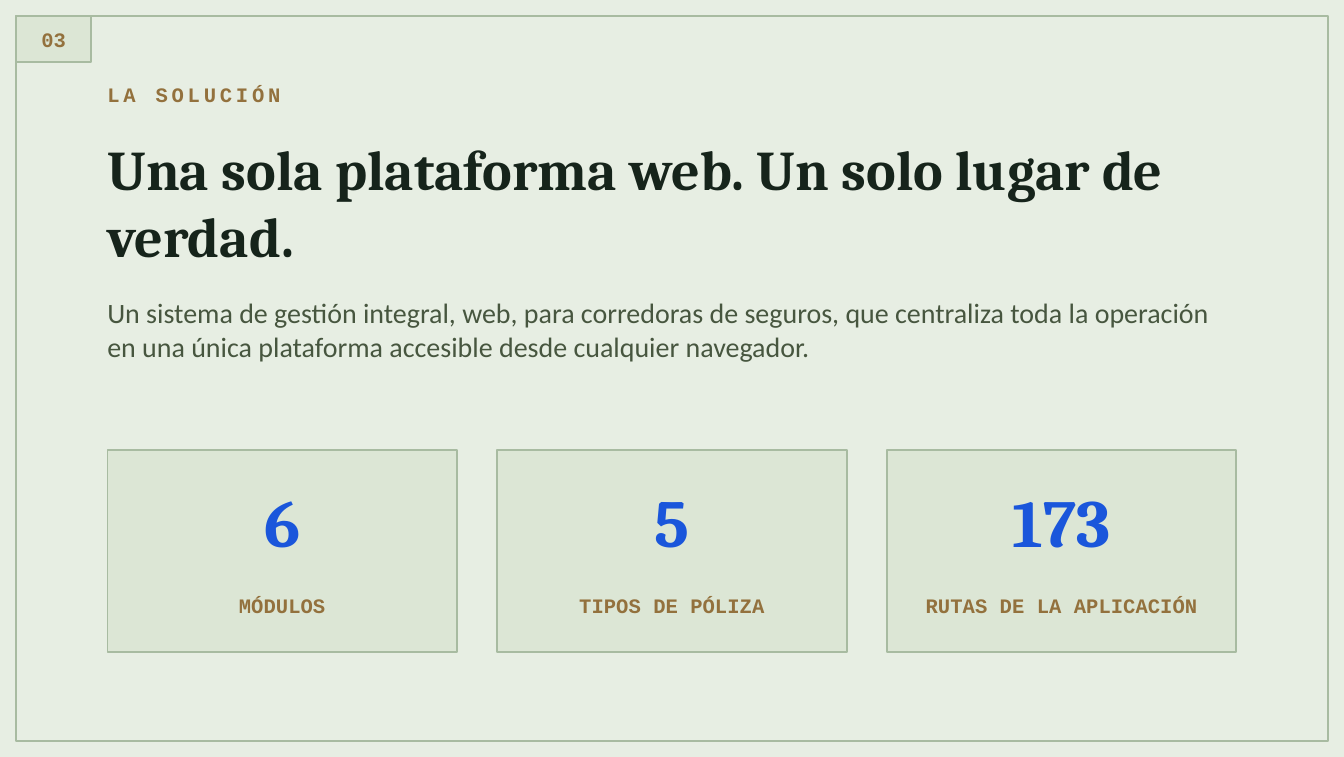
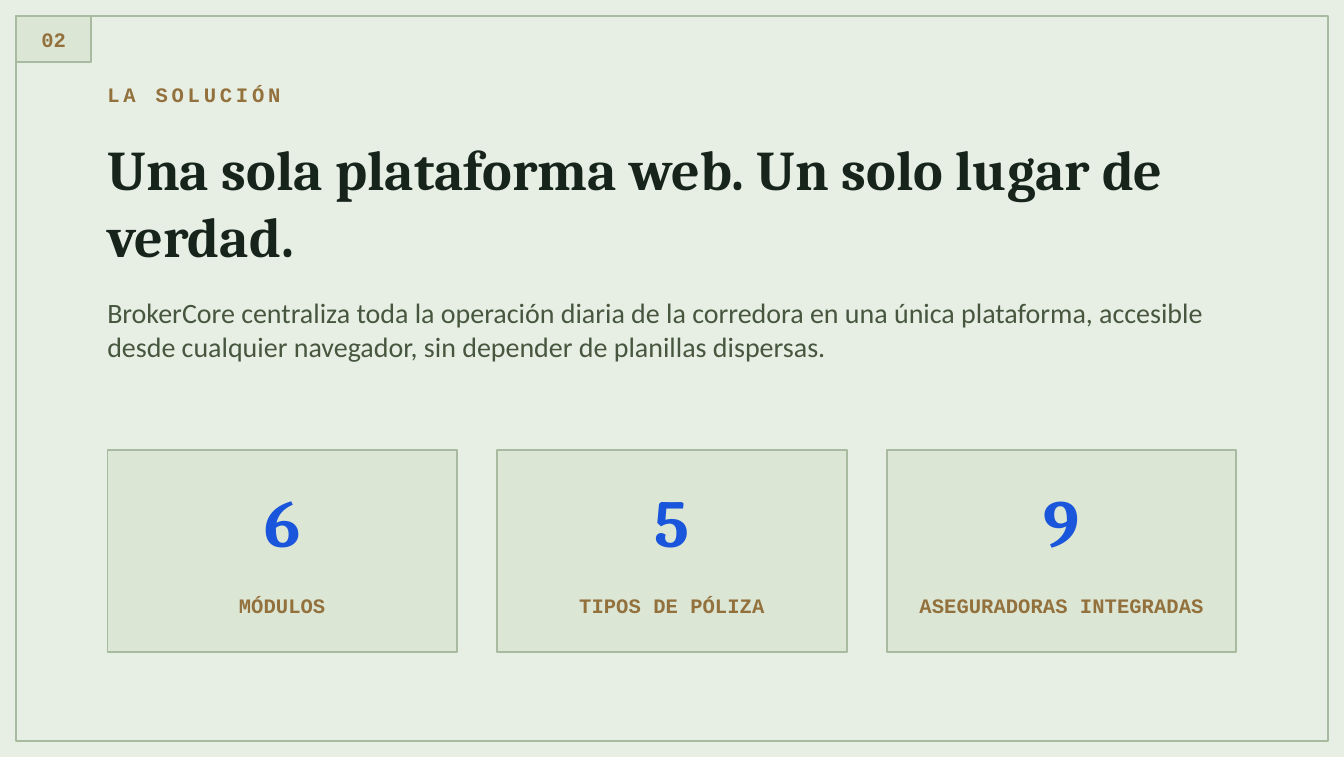
Before and after one commit to DanveDC/broker-suite, a slide deck: slide 3 of docs/BrokerCore-Presentacion.pptx. Drawn at 1344x757 pixels with LibreOffice and Linux fonts; fonts in the diff are those of the drawing. Boxes give left, top, right and bottom in pixels: in the first picture for what was removed or moved away, otherwise in the second. Text is boxed around its words. In the diff, an @@ line names an element or a change of style, - is before the commit and + after.

Commit message:
docs: update presentation to product-pitch framing
Regenerate BrokerCore-Presentacion.pptx to match the reworked HTML
deck: drop the changelog-style comisiones slide and the deployment
location slide, add a practical "qué registra" slide, replace the
route-count stat with a more relevant integrations count.

```diff
--- a/docs/BrokerCore-Presentacion.pptx
+++ b/docs/BrokerCore-Presentacion.pptx
@@ text at [41,33,66,47]: text changed @@
-03
+02
@@ text at [107,303,1202,362]: text changed @@
-Un sistema de gestión integral, web, para corredoras de seguros, que centraliza toda la operación en una única plataforma accesible desde cualquier navegador.
+BrokerCore centraliza toda la operación diaria de la corredora en una única plataforma, accesible desde cualquier navegador, sin depender de planillas dispersas.
@@ text at [1044,501,1080,548]: text changed @@
-173
+9
@@ text at [919,599,1203,613]: text changed @@
-RUTAS DE LA APLICACIÓN
+ASEGURADORAS INTEGRADAS
```
Also in this commit, not shown: 6 other slides changed, 2 slides added, 3 slides removed.
